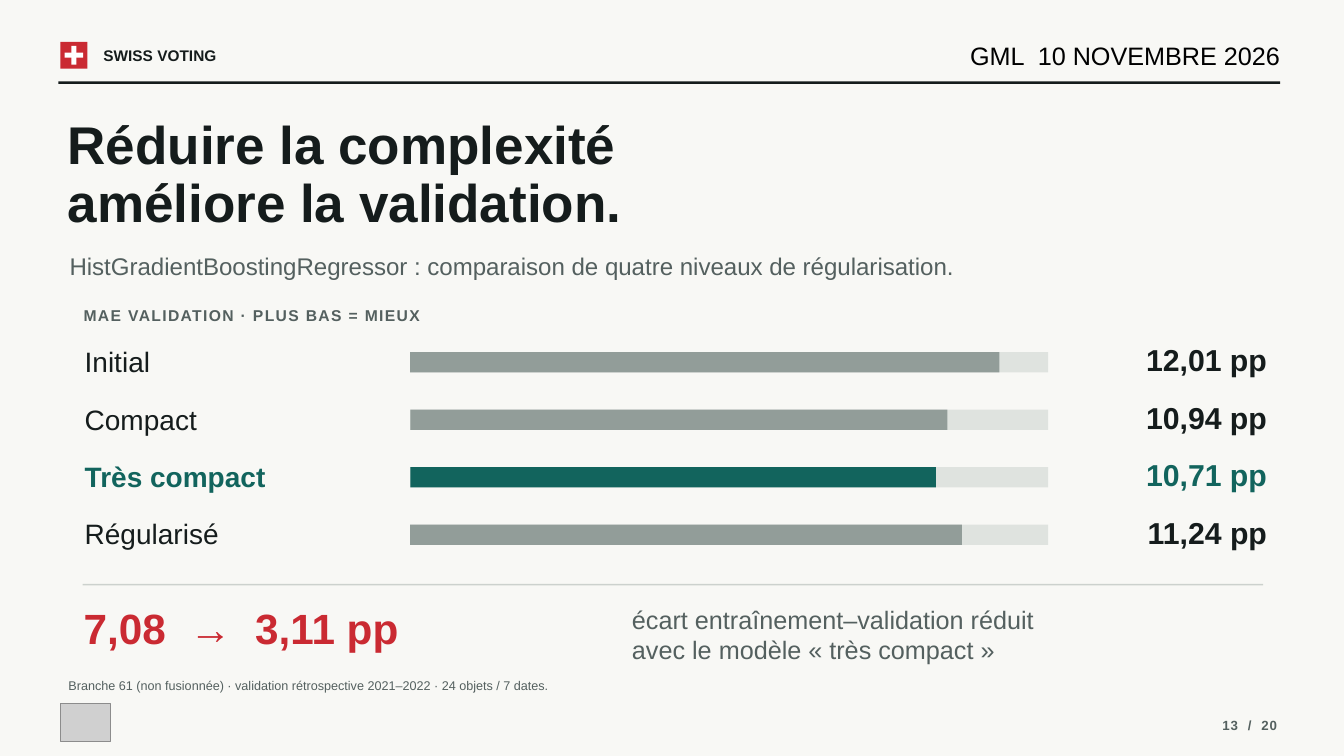
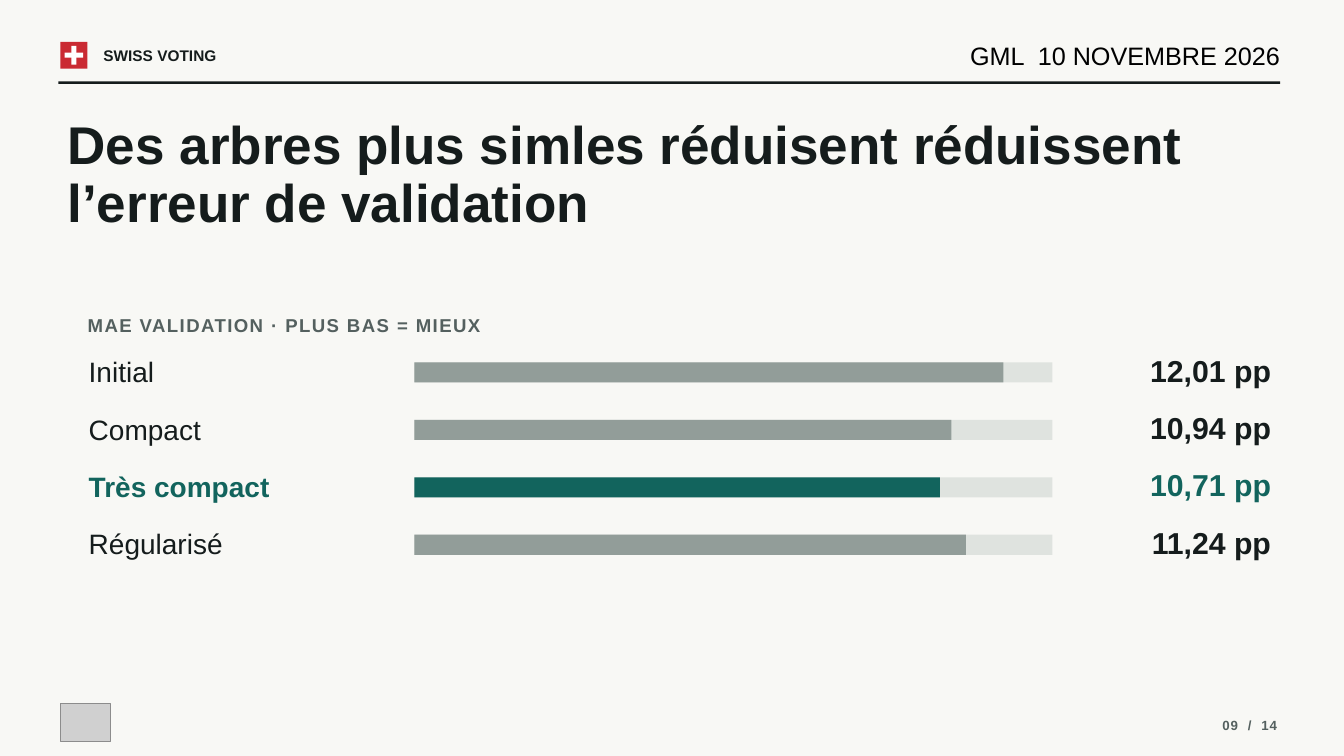
Before and after one commit to VictorGTheCoder/GML-Swiss-Voting, a slide deck: slide 9 of presentation/GML_Presentation.pptx (slide 13 before the commit). Drawn at 1344x756 pixels with LibreOffice and Linux fonts; fonts in the diff are those of the drawing; grey boxes stand for pictures. Boxes give left, top, right and bottom in pixels: in the first picture for what was removed or moved away, otherwise in the second. Text is boxed around its words. In the diff, an @@ line names an element or a change of style, - is before the commit and + after.

```diff
--- a/presentation/GML_Presentation.pptx
+++ b/presentation/GML_Presentation.pptx
@@ text at (68,125,1181,223): text changed @@
-Réduire la complexité
-améliore la validation.
+Des arbres plus simles réduisent réduissent l’erreur de validation
@@ text removed at (70,257,954,280) @@
-HistGradientBoostingRegressor : comparaison de quatre niveaux de régularisation.
@@ text "MAE VALIDATION · PLUS BAS ..." at (88,319,480,332): size 11.2 to 13.3 pt @@
@@ 9 texts, 8 rectangles: place and size @@
-9 texts, 8 rectangles at (84,310,1267,550)
+9 texts, 8 rectangles at (88,319,1271,560)
@@ line removed from (83, 585) to (1263, 585) @@
@@ text removed at (84,614,399,653) @@
-7,08 → 3,11 pp
@@ text removed at (632,610,1034,664) @@
-écart entraînement–validation réduit
-avec le modèle « très compact »
@@ text removed at (68,680,548,693) @@
-Branche 61 (non fusionnée) · validation rétrospective 2021–2022 · 24 objets / 7 dates.
@@ text at (1222,721,1277,730): text changed @@
-13 / 20
+09 / 14
```
Also in this commit, not shown: 12 other slides changed, 7 slides removed, 1 other file.
